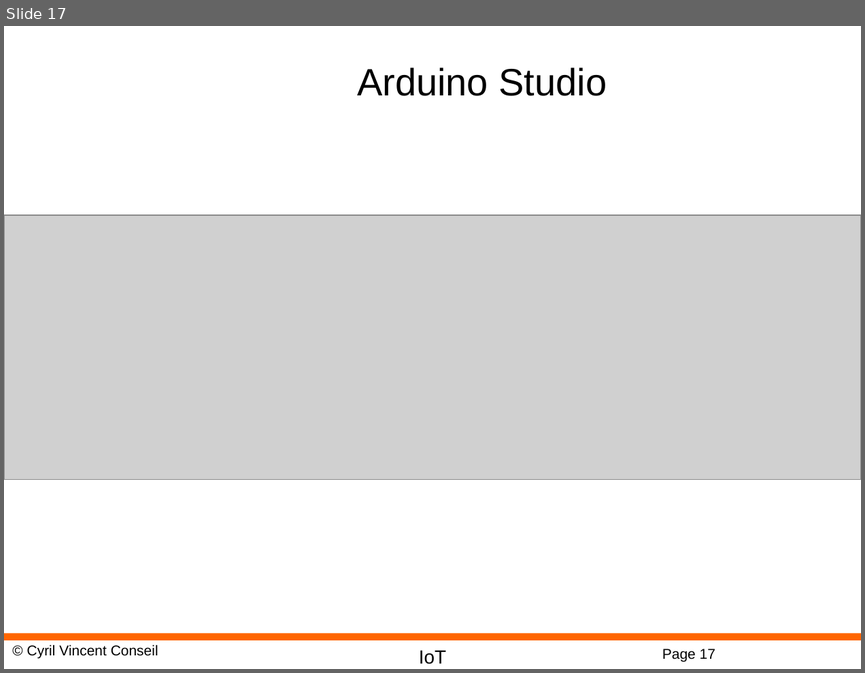
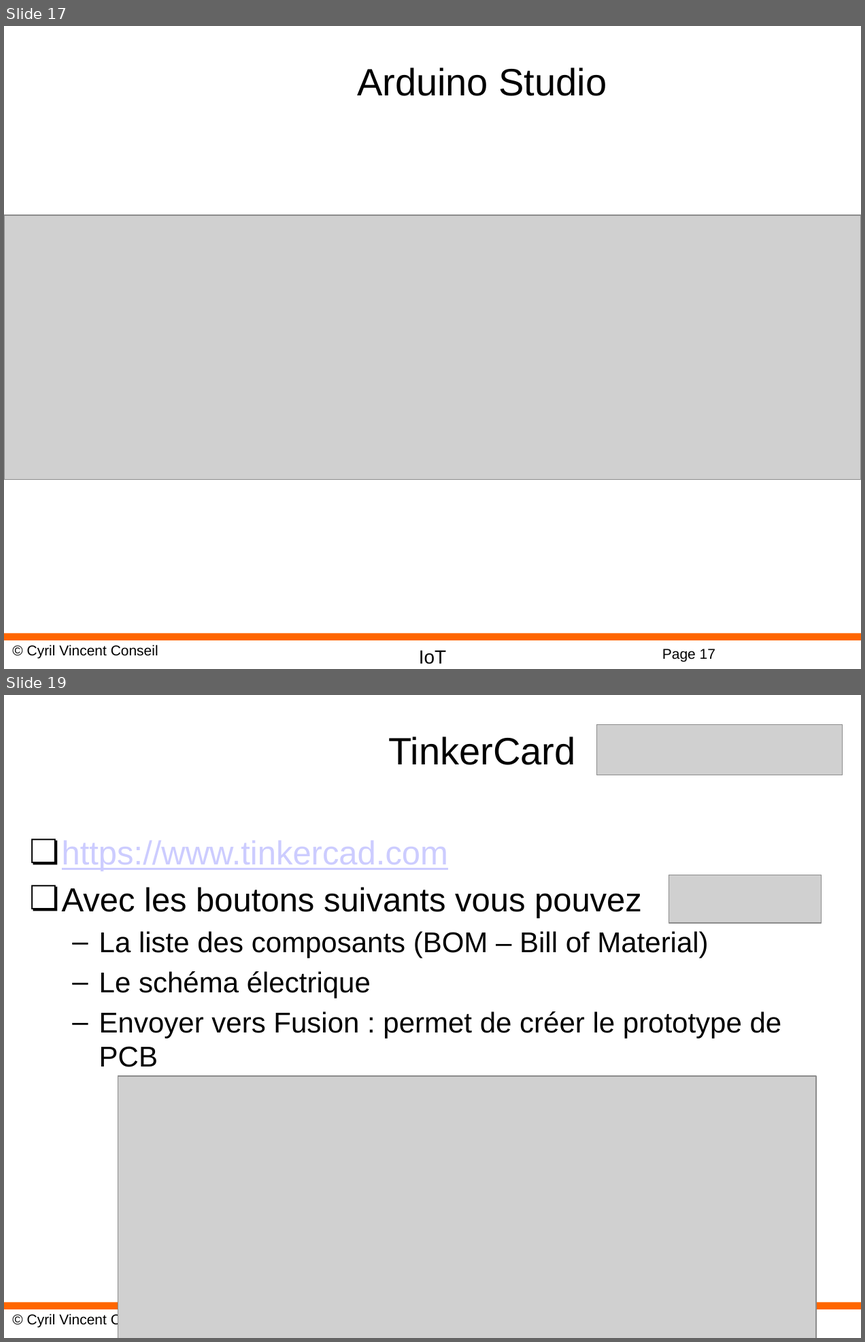
Before and after one commit to cyrilvincent/IoT, a slide deck: ppt/IoT17-ESP32.pptx. Shown one above the other, each under a label of ours: slide 17 before the commit, slides 17 and 19 after it; the slides between them are not shown. The pictures are 865x673 and 865x1342 pixels, drawn with LibreOffice and Linux fonts; fonts in the diff are those of the drawing; grey boxes stand for pictures; background and template pictures are left out. Boxes give left, top, right and bottom in pixels: in the first picture for what was removed or moved away, otherwise in the second. Text is boxed around its words. In the diff, an @@ line names an element or a change of style, - is before the commit and + after.

```diff
--- a/ppt/IoT17-ESP32.pptx
+++ b/ppt/IoT17-ESP32.pptx
@@ slide 19 added at bbox=[4, 695, 861, 1338], background #FFFFFF; not listed: 3 template elements that a slide beside it also shows @@
@@ picture added at bbox=[597, 725, 842, 775] @@
@@ title added at bbox=[389, 736, 576, 765], 32 pt, text #000000 @@
+TinkerCard
@@ text added at bbox=[62, 841, 782, 1067], 24 pt, text #000000 @@
+❏ https://www.tinkercad.com
+❏ Avec les boutons suivants vous pouvez
+  – La liste des composants (BOM – Bill of Material)
+  – Le schéma électrique
+  – Envoyer vers Fusion : permet de créer le prototype de PCB
@@ picture added at bbox=[669, 875, 821, 923] @@
@@ picture added at bbox=[118, 1076, 816, 1338] @@
```
Also in this commit, not shown: 2 other slides added, 24 other files.
